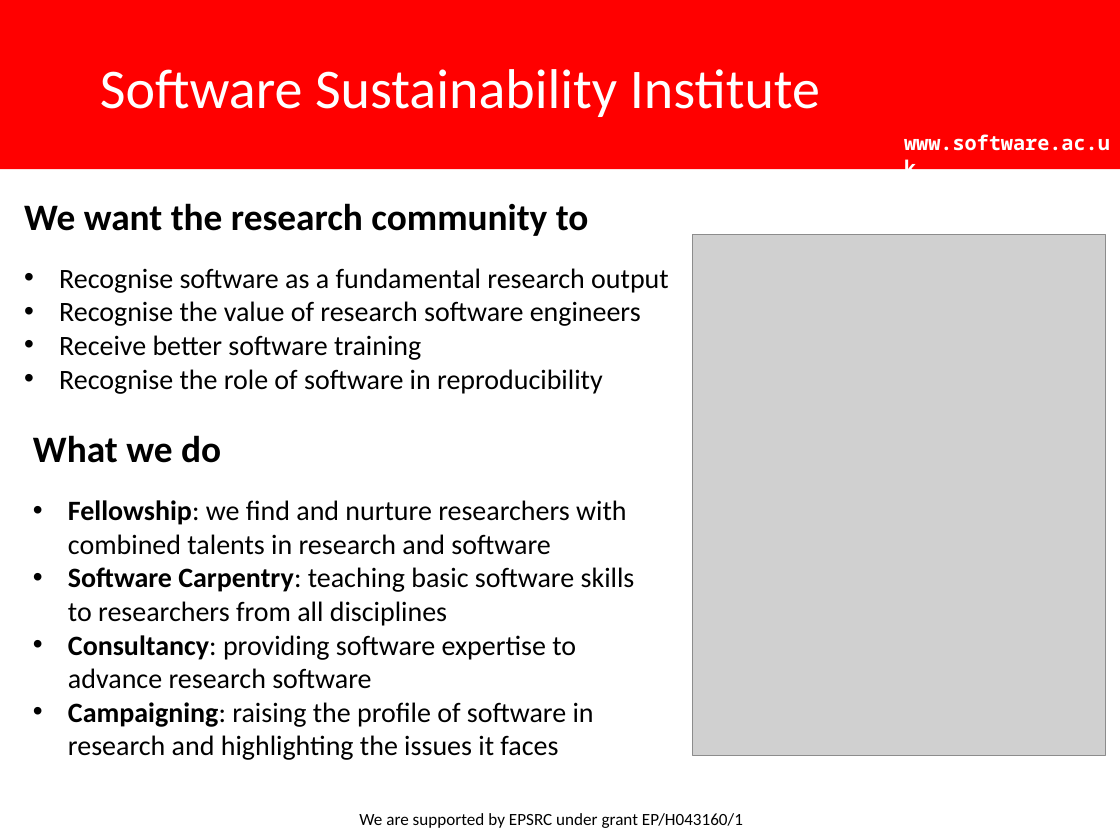
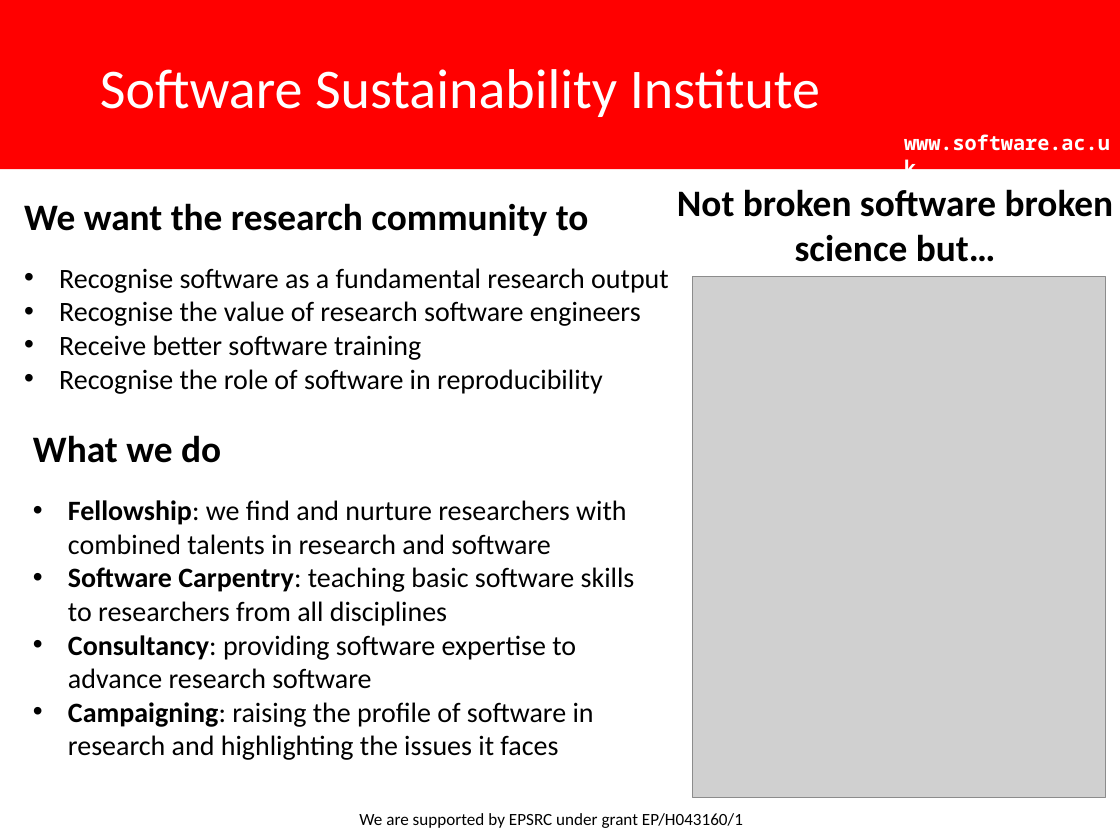
Before and after one commit to supa-uk/2014-12-11-ugsupa, a slide deck: slide 15 of archer/Conclusion.pptx. Drawn at 1120x840 pixels with LibreOffice and Linux fonts; fonts in the diff are those of the drawing; grey boxes stand for pictures; background and template pictures are left out. Boxes give left, top, right and bottom in pixels: in the first picture for what was removed or moved away, otherwise in the second. Text is boxed around its words. In the diff, an @@ line names an element or a change of style, - is before the commit and + after.

```diff
--- a/archer/Conclusion.pptx
+++ b/archer/Conclusion.pptx
@@ text added at <box>677,189,1114,262</box>, 24 pt, text #000000, bold @@
+Not broken software broken science but…
@@ picture: place and size @@
-picture at <box>692,235,1105,756</box>
+picture at <box>692,277,1105,797</box>
```
Also in this commit, not shown: 1 other slide changed, 1 other file.
